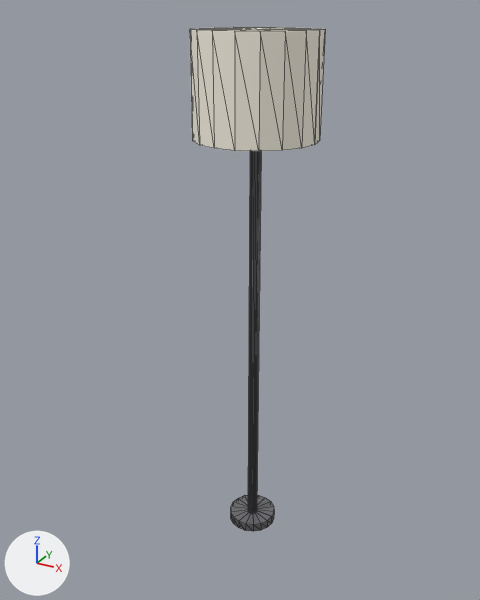
One commit to the glTF model storage/picture/mocan-68.glb: the scene before it, then after it.
Both versions are drawn from a 50 mm lens placed at (0.858, -1.65, 1.65), pointed at (-0.039, -0.02, 0.835). The axes (+X, +Y, +Z) are drawn at lower left. The lights are the same throughout. The older version comes first. Mesh edges are drawn as thin lines. Vertices at exactly the same position are counted once.

Objects in the first picture: 'furniture'.
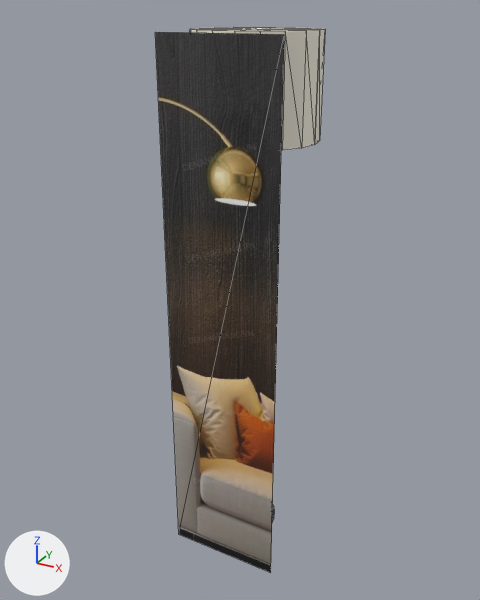
Pixel boxes [x1, y1, x2, y2] of what changed, in the pictures (480 x 600 px):
```json
{"object": "furniture", "change": "reshaped", "before": [190, 27, 325, 531], "after": [155, 27, 325, 573], "on screen": "26% wider, 8% taller"}
{"part": 1, "of": "me_mesh_0", "change": "added", "after": [155, 32, 284, 573]}
```

Scene script edits in JSON lines:
```json
{"op": "add", "block": "img_image_0", "code": ["img_image_0 = load_image('Image_0', '_unpacked/Image_0', 750, 883, 'sRGB')"]}
{"op": "add", "block": "mat_photo", "code": ["mat_photo = principled_material('photo')", "mat_photo.texture = img_image_0", "mat_photo.roughness = 0.85"]}
{"block": "me_mesh_0", "where": "# used by ob_furniture; location = (0.0, 0.0, 0.0)"}
{"block": "me_mesh_0", "where": "# verts and faces of me_mesh_0; kept vertices keep their numbers, new ones are numbered from 118"}
{"op": "remove", "block": "me_mesh_0", "code": "me_mesh_0.from_pydata(...)  # 118 vertices, 216 faces; spans x -0.17..0.17, y -0.17..0.17, z 0.0..1.6"}
{"op": "add", "block": "me_mesh_0", "code": "me_mesh_0.from_pydata(...)  # 122 vertices, 218 faces; spans x -0.17..0.17, y -0.2..0.17, z 0.0..1.6"}
{"block": "me_mesh_0", "change": "me_mesh_0 part 1"}
{"op": "add", "block": "me_mesh_0", "code": "verts[118] = (-0.17, -0.2, 0.0)  # pixel (178, 534)"}
{"op": "add", "block": "me_mesh_0", "code": "verts[119] = (0.17, -0.2, 0.0)  # pixel (270, 572)"}
{"op": "add", "block": "me_mesh_0", "code": "verts[120] = (0.17, -0.2, 1.6)  # pixel (284, 34)"}
{"op": "add", "block": "me_mesh_0", "code": "verts[121] = (-0.17, -0.2, 1.6)  # pixel (155, 32)"}
{"op": "add", "block": "me_mesh_0", "code": "faces += [(118, 119, 120), (118, 120, 121)]  # mat_photo (picture img_image_0)"}
{"op": "add", "block": "me_mesh_0", "code": "me_mesh_0.materials.append(mat_photo)  # picture img_image_0"}
```
